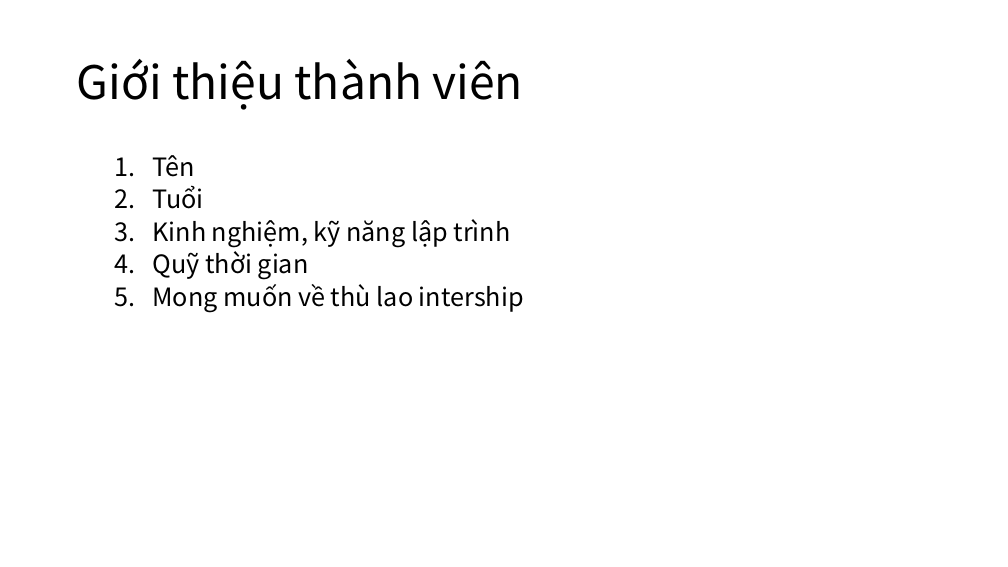
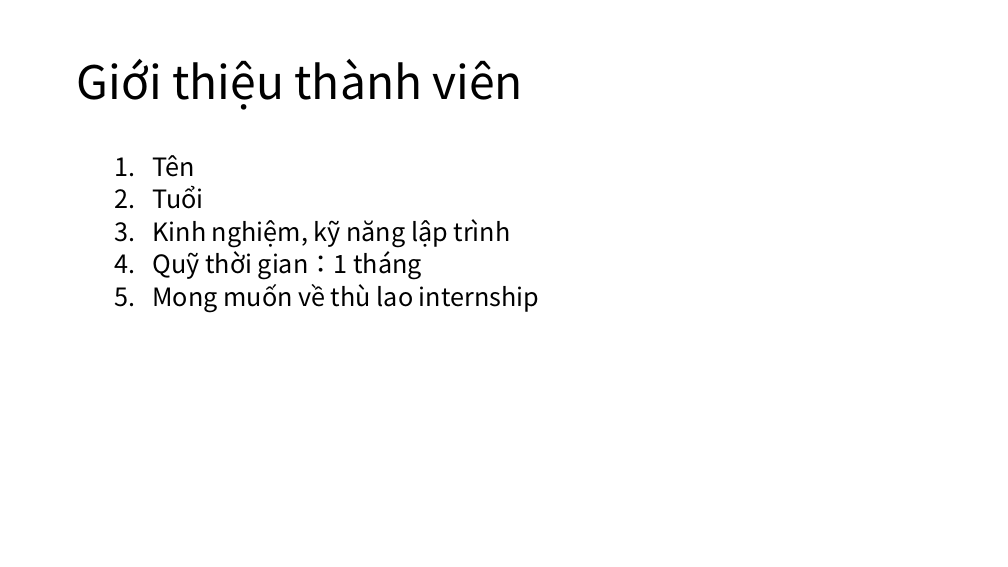
Before and after one commit to makotovnjp/Talent5PythonFlask, a slide deck: slide 2 of doc/Intership.pptx. Drawn at 1008x567 pixels with LibreOffice and Linux fonts; fonts in the diff are those of the drawing. Boxes give left, top, right and bottom in pixels: in the first picture for what was removed or moved away, otherwise in the second. Text is boxed around its words. In the diff, an @@ line names an element or a change of style, - is before the commit and + after.

Commit message:
update

```diff
--- a/doc/Intership.pptx
+++ b/doc/Intership.pptx
@@ text at (152,251,539,313): text changed @@
-  4. Quỹ thời gian
-  5. Mong muốn về thù lao intership
+  4. Quỹ thời gian：1 tháng
+  5. Mong muốn về thù lao internship
```
Also in this commit, not shown: 1 other slide changed, 8 slides added.
